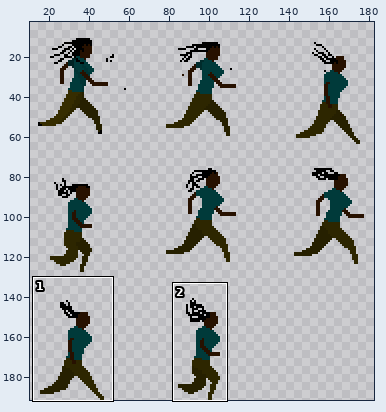
Sprite sheet -- gdx-game-android/assets/hero-running-spritesheet.png. The picture above shows the old version from afar; the outline marks the close-up.
Close-up. First the earlier version:
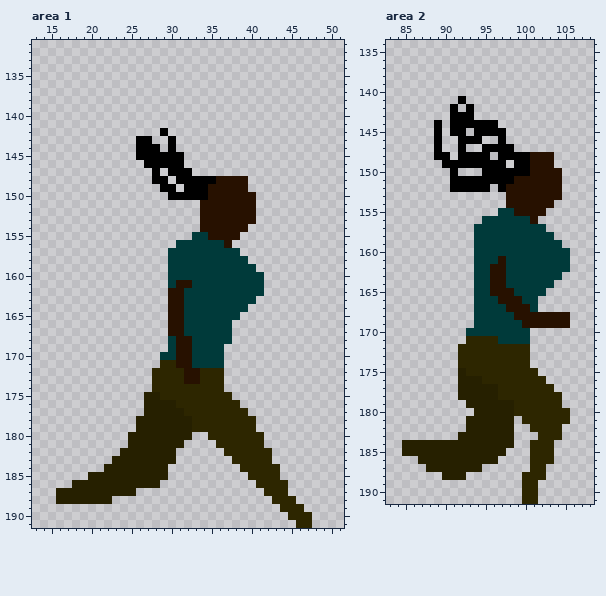
The file is 192x192 pixels. Colours within 5 levels of each other are drawn and written as one. Shown: area 1: x 13..51, y 131..191; area 2: x 83..108, y 134..191. The wide view leaves out empty margins. The commit also changed other parts of the picture, which this record leaves out.
The result:
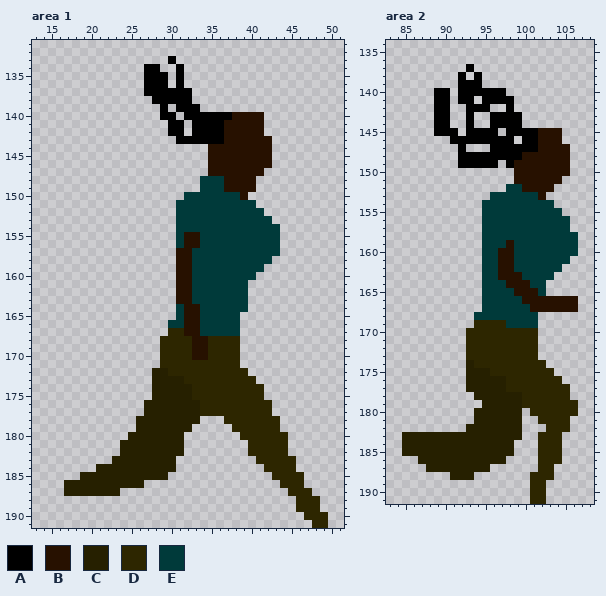
Palette (. is transparent): A #000000  B #271100  C #262000  D #2d2600  E #003a3a
Diff:
Changed rows in their new state; - is an unchanged pixel.
Area 1:
first column x 16:
133 --------------A-------------------
134 -----------AA--A------------------
135 -----------AAA-A------------------
136 -----------AAA-A------------------
137 -----------AAAAAA-----------------
138 ------------AAAAA-----------------
139 -------------A-AAA----------------
140 -------------AA-AAAAAABBBB--------
141 --------------AA-AAAABBBBB--------
142 -------------.AA-AAAABBBBB--------
143 ----------..--.AAAAAABBBBBB-------
144 ----------...-.----BBBBBBBB-------
145 ----------......---BBBBBBBB-------
146 -----------.....---BBBBBBBB-------
147 ------------.-...--BBBBBBB--------
148 ------------..-...EEE---B---------
149 -------------..-..EEE---B---------
150 --------------..EEEEEEE-.---------
151 ---------------EEEEEEEEEE---------
152 ---------------EEEEEEEEEEE--------
153 ---------------EEEEEEEEEEEE-------
154 ---------------EEEEEEEEEEEEE------
155 ---------------EBB-EEEEEEEEE------
156 ----------------BB---EEEEEEE------
157 --------------.BB------EEEEE------
158 --------------.BB-------EEE-------
159 --------------.BB--------E--------
160 --------------.BB--------.--------
161 --------------.---------..--------
162 --------------.-B-------..--------
163 --------------.-B-------.---------
164 --------------.EBB----------------
165 --------------.EBB----------------
166 --------------EEBB----E-----------
167 --------------DDBB----E-----------
168 -------------DDDDBBDDDD-----------
169 -------------DDDDBBDDDD-----------
170 -------------DDDDBBDDDD-----------
171 ---------------DDDDDDDD-----------
172 ------------CC--DD---DDD----------
173 ------------CCCCDD---DDDD---------
174 ------------CCCCC----DDDDD--------
175 -----------.-CCCC-----DDDD--------
176 ---------------CCC-----DDDD-------
177 ----------------CC------DDD-------
178 -----------------C...----DDD------
179 -----------------.....---DDD------
180 ----------------.--....---DDD-----
181 --------C-----------....--DDD-----
182 ---------------C-----...---DD-----
183 ----------------------...--DDD----
184 -----C--------C--------...--DD----
185 ---C--------------------...-DDD---
186 -C---------..------------...-DD---
187 .-------..----------------...DDD--
188 .......--------------------...DDD-
189 ----------------------------..-DD-
190 -----------------------------..-DD
191 ------------------------------..DD
Area 2:
first column x 85:
137 --------A-------------
138 -------A-A------------
139 -------AAA------------
140 ----AA-AAAAAA---------
141 ----AA--A-AAAA--------
142 ----AA.--AA--A--------
143 ----AA..---AAAA-------
144 -----A..-..-AAA-------
145 -----A-.A---.AAAABBB--
146 ----.-A---AA-A-AABBB--
147 ----.-----.---AAABBBB-
148 ----..-----A---B---BB-
149 -----..-----.ABB---BB-
150 ------.---....BB----B-
151 ------........--------
152 ------.....-.EE----.--
153 -----------EEEEEE-..--
154 ----------EEEEEEEEE---
155 ----------EE--EEEEEE--
156 ----------------EEEEE-
157 ---------.--------EEE-
158 ---------.---------EEE
159 ---------.---B------EE
160 ---------.--BB-------E
161 ---------.---B--------
162 ---------.-E-B------.-
163 ---------.-E-BB----.--
164 ---------.-EEBBB--.---
165 ---------.-EEEBBB-----
166 ---------.--EEEBBBBBBB
167 ---------.---EEEBBBBBB
168 --------------EEE....-
169 ---------DDDD--EE....-
170 --------DDDDDDDDD-----
171 ------------DDDDD-----
172 -------.--------D-----
173 -------.--------D-----
174 -------.C-------DD----
175 -------.CCC------DD---
176 -------.--CCC-----DD--
177 -------.----C------DD-
178 -------..---CCC-----D-
179 --------..----C-----DD
180 --------------C.-----D
181 --------.-----C..-----
182 --------------C-..--D-
183 CCCCCCC-------C-------
184 ----------------.--D--
185 -------------C--.--D--
186 ------------C---.--D--
187 ----------C-----.-D---
188 -----.--C------.--D---
189 ---------------.-D----
190 ---------------.-D----
191 ---------------.-D----
Pixel boxes of the changes (left, top, right, bottom) in both close-ups:
changed: (56, 56, 328, 528)
changed: (402, 64, 578, 504)
